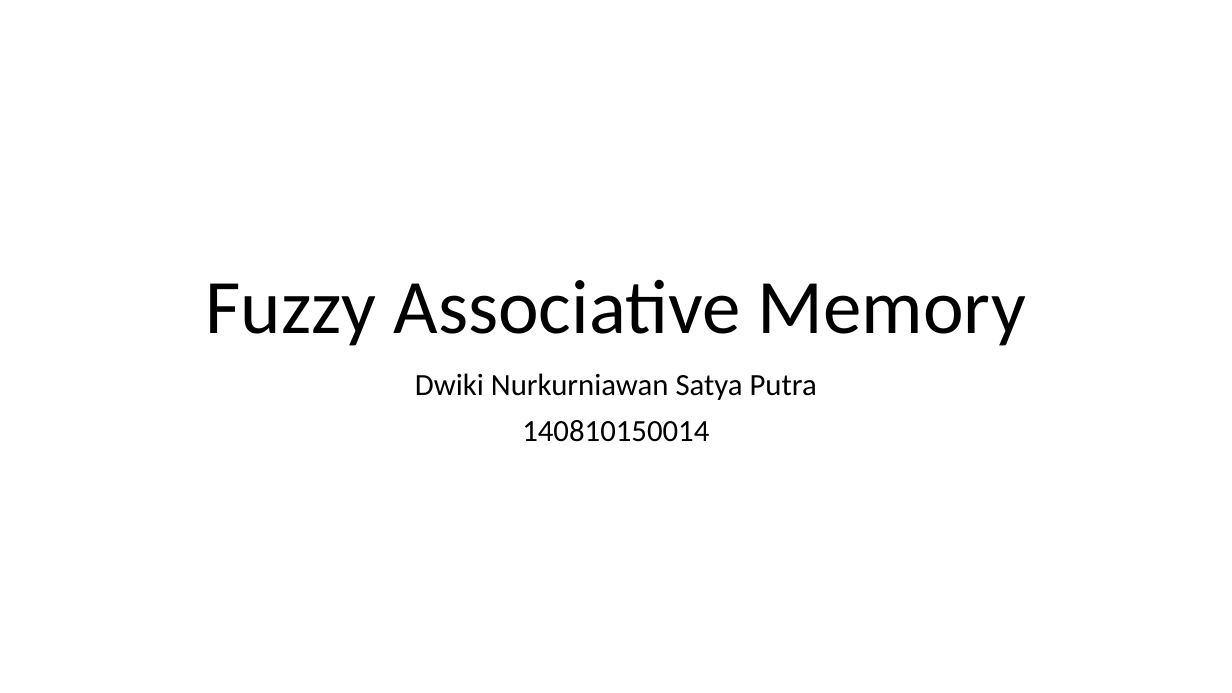
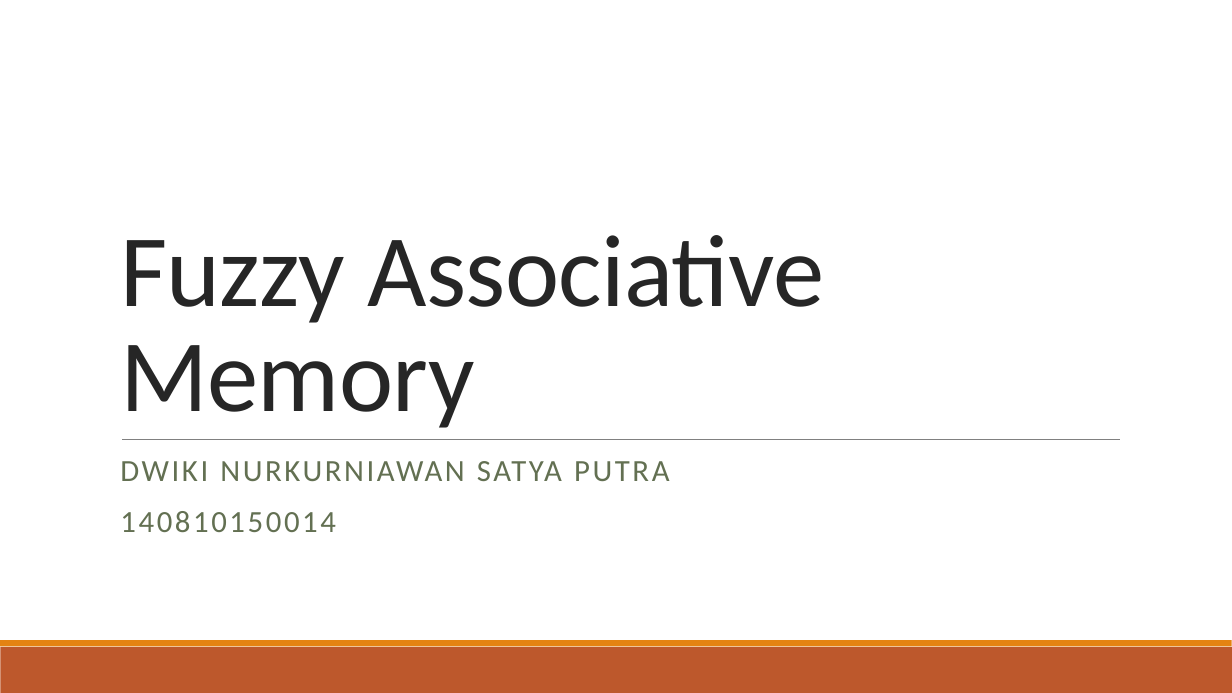
Before and after one commit to Ponita48/Tugas, a slide deck: slide 1 of Fuzzy/Poni - FAM/Fuzzy Associative Memory.pptx. Drawn at 1232x693 pixels with LibreOffice and Linux fonts; fonts in the diff are those of the drawing. Boxes give left, top, right and bottom in pixels: in the first picture for what was removed or moved away, otherwise in the second. Text is boxed around its words. In the diff, an @@ line names an element or a change of style, - is before the commit and + after.

```diff
--- a/Fuzzy/Poni - FAM/Fuzzy Associative Memory.pptx
+++ b/Fuzzy/Poni - FAM/Fuzzy Associative Memory.pptx
@@ title "Fuzzy Associative Memory": place and size @@
-title "Fuzzy Associative Memory" at <box>205,279,1026,346</box>
+title "Fuzzy Associative Memory" at <box>120,235,824,428</box>
@@ title "Fuzzy Associative Memory" at <box>120,235,824,428</box>: size 60 to 80 pt, text colour #000000 to #262626, letter spacing 0 to -0.5 pt; alignment centre to left; line spacing 0.9 to 0.85 @@
@@ line added from (122, 439) to (1120, 439), #808080 0.5 pt @@
@@ subtitle "DWIKI NURKURNIAWAN SATYA PUTRA": place and size @@
-subtitle "DWIKI NURKURNIAWAN SATYA PUTRA" at <box>415,373,817,442</box>
+subtitle "DWIKI NURKURNIAWAN SATYA PUTRA" at <box>120,461,669,532</box>
@@ subtitle at <box>120,461,669,481</box>: text changed; text colour #000000 to #637052 @@
-Dwiki Nurkurniawan Satya Putra
+DWIKI NURKURNIAWAN SATYA PUTRA
@@ subtitle at <box>120,511,336,532</box>: text colour #000000 to #637052, letter spacing 0 to 2 pt in "140810150014"; alignment centre to left; more space between paragraphs @@
@@ rectangle added at <box>0,647,1232,693</box>, fill #BD582C @@
@@ rectangle added at <box>0,640,1232,647</box>, fill #E48312 @@
```
Also in this commit, not shown: 26 other slides changed, 1 other file.
